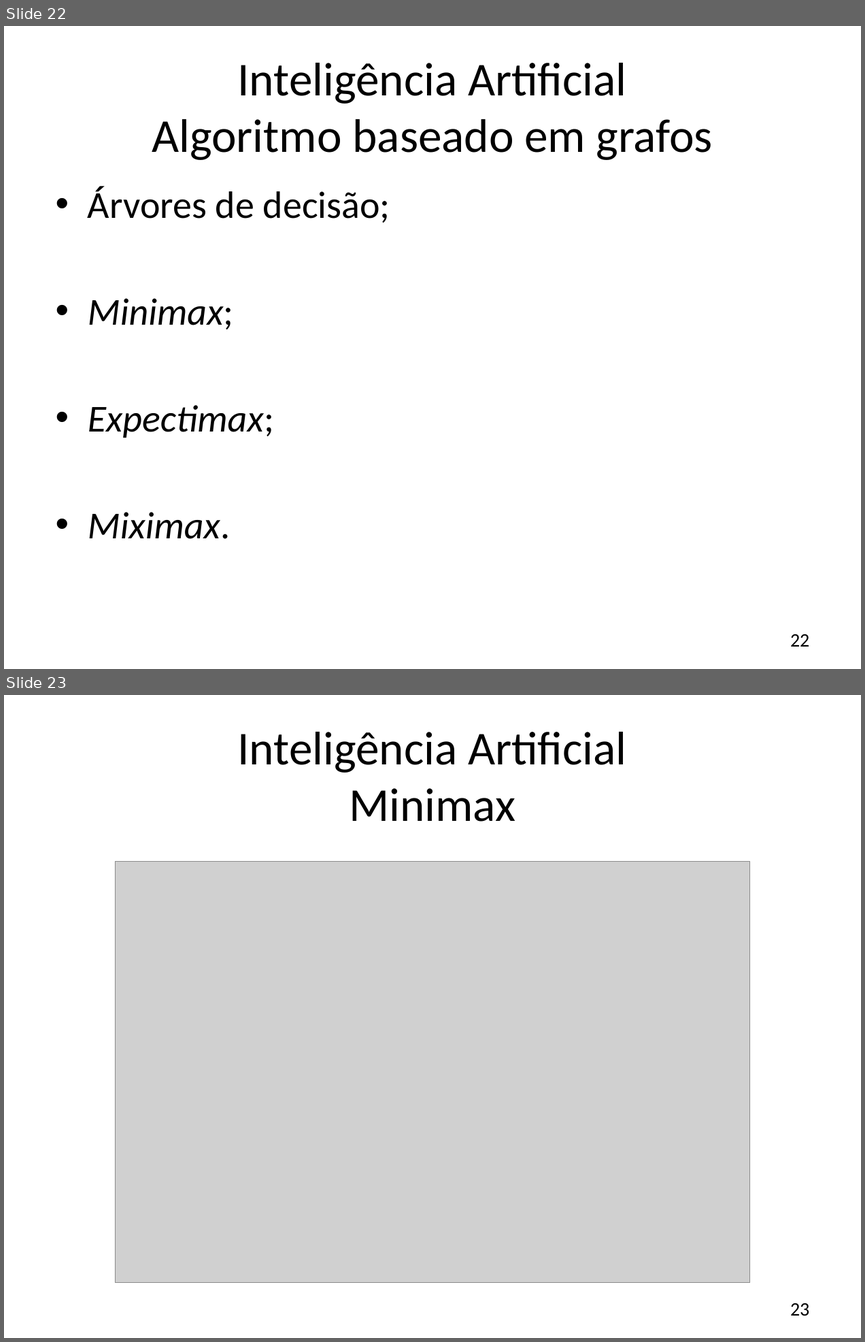
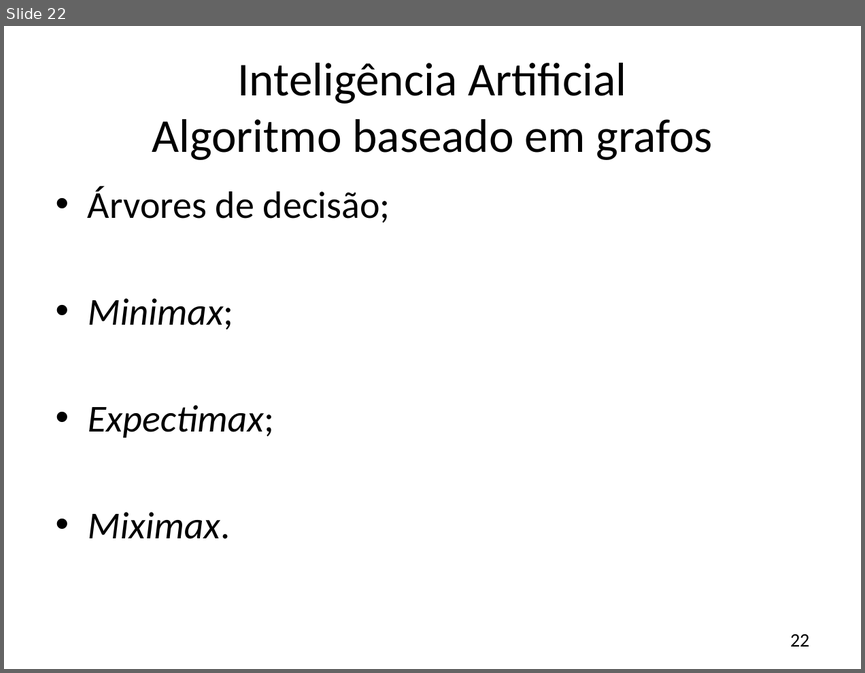
Before and after one commit to JonathanOhara/dissertacao, a slide deck: Apresentação Qualificação.pptx. Shown one above the other, each under a label of ours: slides 22 and 23 before the commit, slide 22 after it. The pictures are 865x1342 and 865x673 pixels, drawn with LibreOffice and Linux fonts; fonts in the diff are those of the drawing; grey boxes stand for pictures; background and template pictures are left out. Boxes give left, top, right and bottom in pixels: in the first picture for what was removed or moved away, otherwise in the second. Text is boxed around its words. In the diff, an @@ line names an element or a change of style, - is before the commit and + after.

```diff
--- a/Apresentação Qualificação.pptx
+++ b/Apresentação Qualificação.pptx
@@ slide 23 removed at (4,695,861,1338), background #FFFFFF @@
@@ title removed at (238,732,627,821) @@
-Inteligência Artificial
-Minimax
@@ picture removed at (116,861,750,1283) @@
@@ page number removed at (790,1303,809,1316) @@
-23
```
Also in this commit, not shown: 1 slide changed, 1 slide added, 1 other slide removed.
